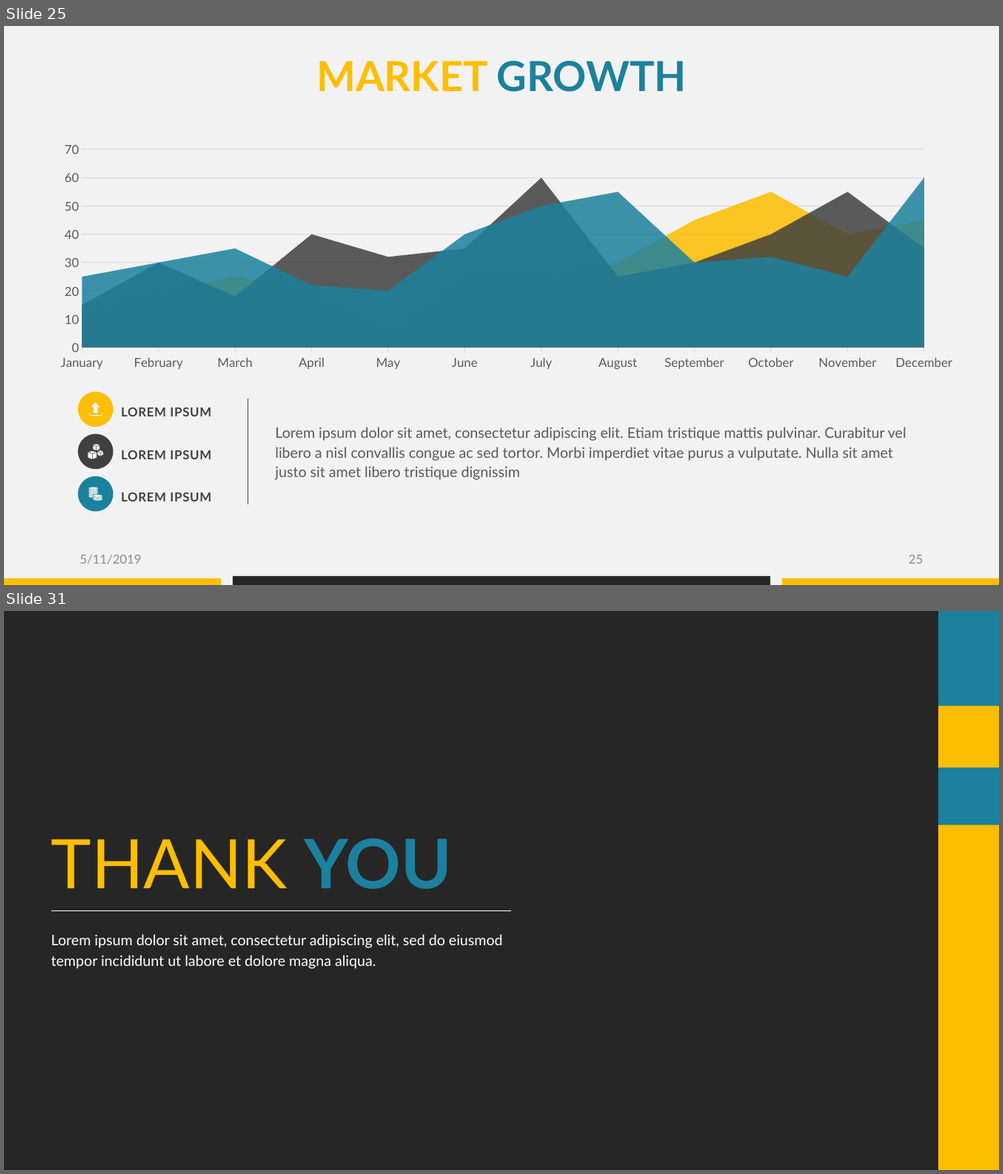
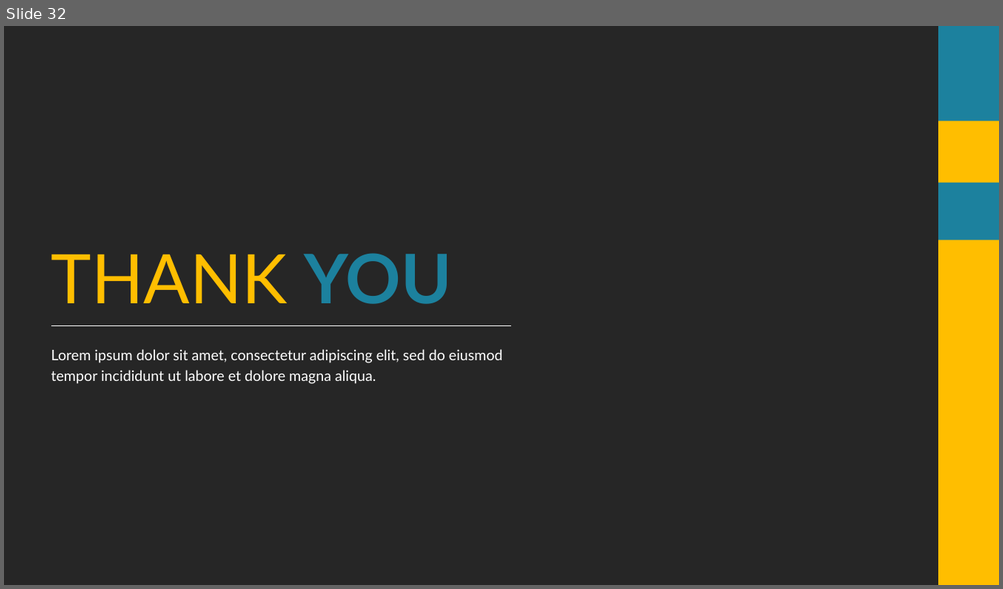
Before and after one commit to datascience-mobi/group-04-project-1-4, a slide deck: Project proposal_presentation_V1.pptx. Shown one above the other, each under a label of ours: slides 25 and 31 before the commit, slide 32 after it; the slides between them are not shown. The pictures are 1003x1174 and 1003x589 pixels, drawn with LibreOffice and Linux fonts; fonts in the diff are those of the drawing; background and template pictures are left out; a plain dark background stands for a picture behind light text. Boxes give left, top, right and bottom in pixels: in the first picture for what was removed or moved away, otherwise in the second. Text is boxed around its words. In the diff, an @@ line names an element or a change of style, - is before the commit and + after.

```diff
--- a/Project proposal_presentation_V1.pptx
+++ b/Project proposal_presentation_V1.pptx
@@ slide 25 removed at box(4, 26, 999, 585), background #F2F2F2 @@
@@ text removed at box(316, 61, 686, 92) @@
-MARKET GROWTH
@@ area chart removed at box(45, 133, 957, 370) @@
-categories: January, February, March, April, May, June, July, August, September, October, November, December
-Series 1: 25, 30, 35, 22, 20, 40, 50, 55, 30, 32, 25, 60
-Series 2: 15, 30, 18, 40, 32, 35, 60, 25, 30, 40, 55, 35
-Series 3: 12, 20, 25, 20, 5, 25, 25, 30, 45, 55, 40, 45
@@ ellipse removed at box(78, 392, 113, 427) @@
@@ freeform shape removed at box(91, 403, 99, 413) @@
@@ line removed from (248, 399) to (248, 505) @@
@@ freeform shape removed at box(89, 412, 102, 416) @@
@@ text removed at box(121, 407, 211, 417) @@
-LOREM IPSUM
@@ ellipse removed at box(78, 434, 113, 469) @@
@@ text removed at box(275, 427, 906, 480) @@
-Lorem ipsum dolor sit amet, consectetur adipiscing elit. Etiam tristique mattis pulvinar. Curabitur vel libero a nisl convallis congue ac sed tortor. Morbi imperdiet vitae purus a vulputate. Nulla sit amet justo sit amet libero tristique dignissim
@@ group removed at box(88, 445, 103, 460): 9 freeform shapes @@
@@ text removed at box(121, 450, 211, 460) @@
-LOREM IPSUM
@@ ellipse removed at box(78, 477, 113, 511) @@
@@ group removed at box(89, 488, 102, 501): 9 freeform shapes @@
@@ text removed at box(121, 492, 211, 502) @@
-LOREM IPSUM
@@ text removed at box(79, 555, 141, 565) @@
-5/11/2019
@@ page number removed at box(908, 555, 922, 564) @@
-25
@@ rectangle removed at box(4, 579, 221, 585) @@
@@ rectangle removed at box(233, 577, 769, 585) @@
@@ rectangle removed at box(782, 579, 999, 585) @@
@@ what was slide 31 is now slide 32 @@
```
Also in this commit, not shown: 24 slides changed, 3 slides added, 1 other slide removed, 2 other files.
